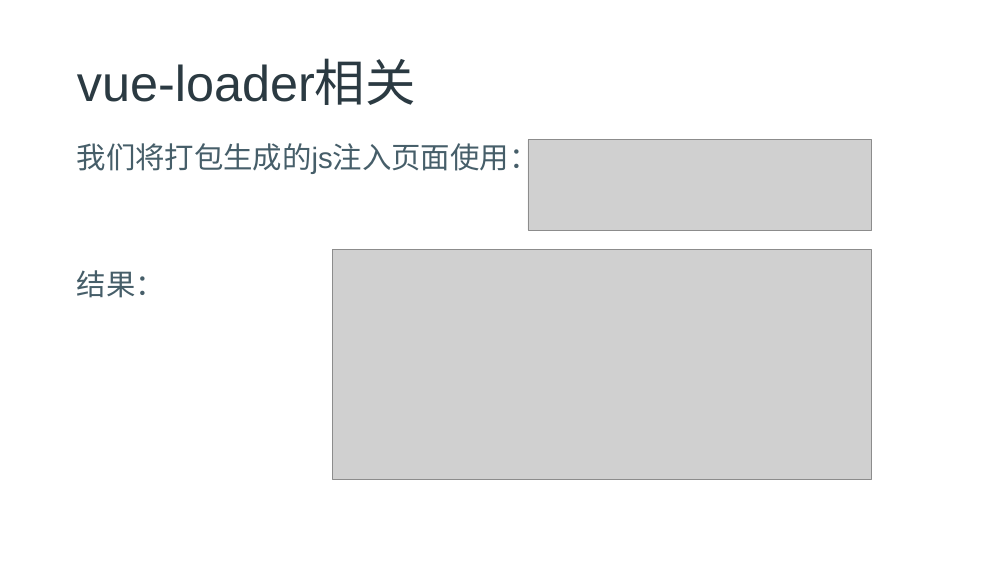
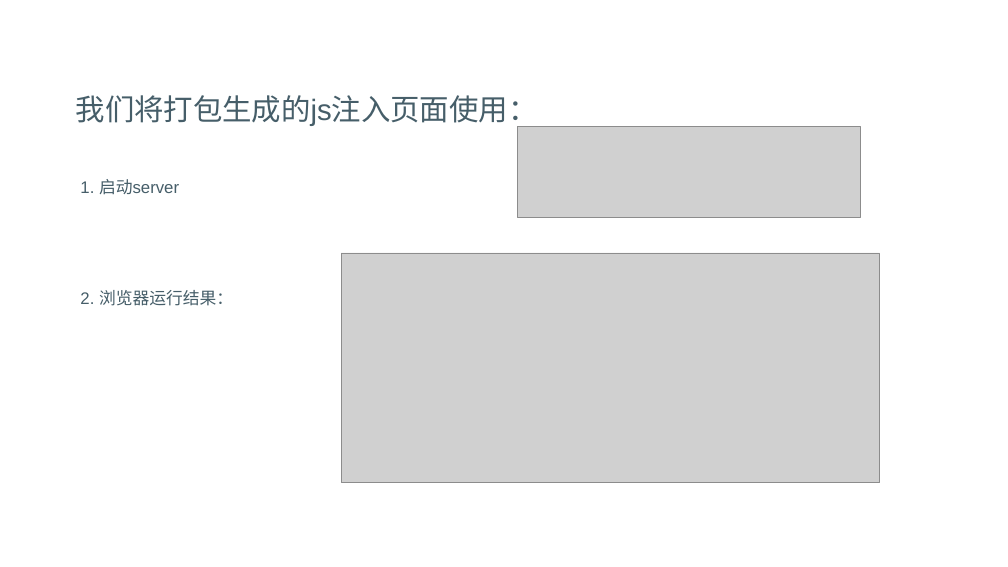
Before and after one commit to freeozyl80/webpack-lesson, a slide deck: slide 35 of chapter4/chapter4pptx.pptx (slide 29 before the commit). Drawn at 1008x567 pixels with LibreOffice and Linux fonts; fonts in the diff are those of the drawing; grey boxes stand for pictures; background and template pictures are left out. Boxes give left, top, right and bottom in pixels: in the first picture for what was removed or moved away, otherwise in the second. Text is boxed around its words. In the diff, an @@ line names an element or a change of style, - is before the commit and + after.

```diff
--- a/chapter4/chapter4pptx.pptx
+++ b/chapter4/chapter4pptx.pptx
@@ title removed at <box>77,61,416,105</box> @@
-vue-loader相关
@@ text "我们将打包生成的js注入页面使用：": place and size @@
-text "我们将打包生成的js注入页面使用：" at <box>77,139,539,298</box>
+text "我们将打包生成的js注入页面使用：" at <box>76,95,538,306</box>
@@ picture: place and size @@
-picture at <box>528,140,871,230</box>
+picture at <box>517,127,861,217</box>
@@ text at <box>80,179,233,306</box>: text changed; size 28 to 16 pt @@
-结果：
+1. 启动server
+2. 浏览器运行结果：
@@ picture: place and size @@
-picture at <box>333,250,871,479</box>
+picture at <box>341,253,879,483</box>
```
Also in this commit, not shown: 21 other slides changed, 14 slides added, 6 slides removed, 5 other files.
